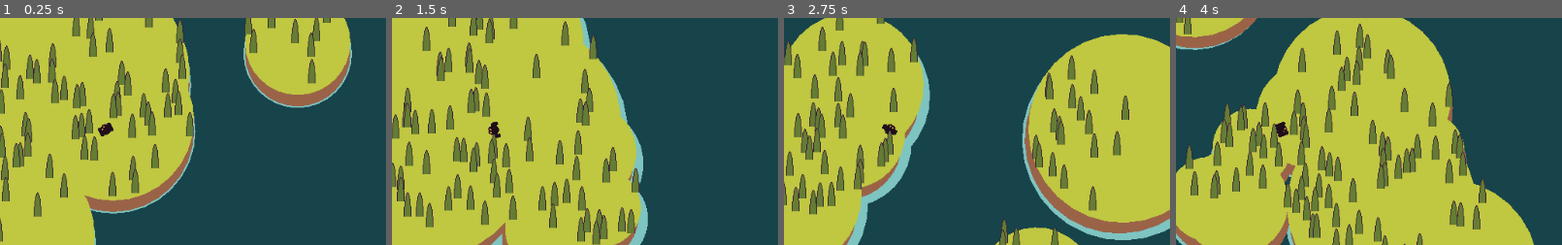
Above: before the commit, frames 1-4 (left to right).
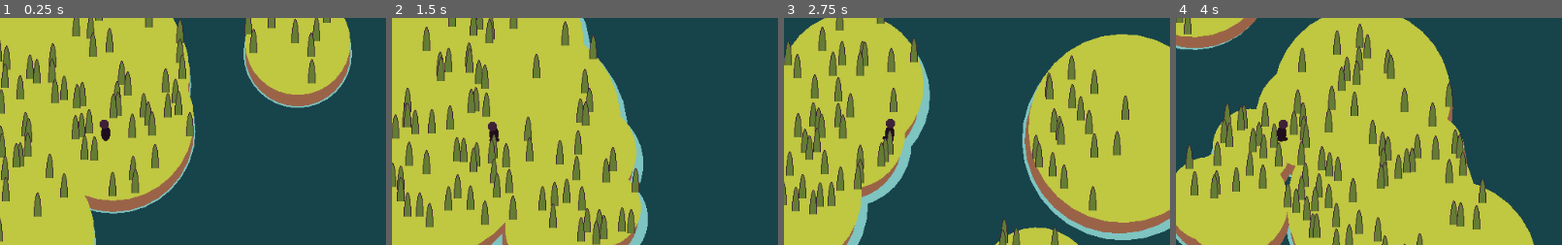
Above: after the commit, the same moments.

Repository: tpillow/forged-godot-addons
Game: Godot game, scene res://example_scenes/GenericExample.tscn
Two runs of this game, one before a commit and one after it. Both use one fixed random seed, a clock stepped at 60 frames per second and the inputs below.
Inputs (mouse positions are % of the whole screen's width and height, from its top left):
- Up to frame 1 (0.25 s): no input
- Up to frame 2 (1.5 s): move the mouse to (72, 45) at 0.52 s; hold E (rotate_right) 0.53-1.28 s; tap 1 (action_1) at 0.6 s; move the mouse to (30, 55) at 1.27 s; hold Q (rotate_left) from 1.28 s (still down); click (30, 55) at 1.35 s
- Up to frame 3 (2.75 s): move the mouse to (60, 28) at 2.02 s; release Q (rotate_left) at 2.03 s; hold E (rotate_right) from 2.03 s (still down); tap 1 (action_1) at 2.1 s
- Up to frame 4 (4 s): move the mouse to (45, 70) at 2.77 s; click (45, 70) at 2.85 s; move the mouse to (80, 65) at 3.52 s; release E (rotate_right) at 3.53 s; hold Q (rotate_left) from 3.53 s (still down); tap 1 (action_1) at 3.6 s
The pictures show only the part of the screen within x 36-86%, y 25-75%; the shares and areas given below are measured in that part.

The runs differ from the first frame. In frame 1, 0.2% of the frame differs, in the area x 25-30%, y 44-55%; in frame 2, 0.2%; in frame 3, 0.2%; in frame 4, 0.2%.

Commit message:
Example player recamp

Diff:
--- a/example_scenes/player/Player.tscn
+++ b/example_scenes/player/Player.tscn
@@ -6,9 +6,10 @@
 [ext_resource path="res://addons/forged/fake_perspective/controllers/FPerspObj.gd" type="Script" id=4]
 [ext_resource path="res://example_scenes/player/Player.gd" type="Script" id=5]
 [ext_resource path="res://example_scenes/player/PlayerBody.gd" type="Script" id=6]
+[ext_resource path="res://example_textures/player_head.png" type="Texture" id=7]
 
 [sub_resource type="CircleShape2D" id=1]
-radius = 7.0
+radius = 4.0
 
 [node name="Player" type="Node2D"]
 script = ExtResource( 5 )
@@ -18,23 +19,30 @@
 script = ExtResource( 4 )
 relativeToParent = false
 relativeToNodePath = NodePath("../Body")
+setRelativeRotation = true
 
 [node name="Body" type="KinematicBody2D" parent="."]
 script = ExtResource( 6 )
 
-[node name="Sprite" type="Sprite" parent="Body"]
+[node name="BodySprite" type="Sprite" parent="Body"]
 texture = ExtResource( 1 )
 
+[node name="HeadSprite" type="Sprite" parent="Body"]
+position = Vector2( -2, -4 )
+texture = ExtResource( 7 )
+offset = Vector2( 0, 3 )
+
 [node name="CollisionShape2D" type="CollisionShape2D" parent="Body"]
+position = Vector2( 0, 12 )
 shape = SubResource( 1 )
 
 [node name="LegHomeMarkers" type="Node2D" parent="Body"]
 
 [node name="Left" type="Node2D" parent="Body/LegHomeMarkers"]
-position = Vector2( -8, 0 )
+position = Vector2( -3, 13 )
 
 [node name="Right" type="Node2D" parent="Body/LegHomeMarkers"]
-position = Vector2( 8, 0 )
+position = Vector2( 3, 13 )
 
 [node name="LegSnaps" type="Node2D" parent="."]
 
--- a/example_scenes/player/PlayerBody.gd
+++ b/example_scenes/player/PlayerBody.gd
@@ -4,8 +4,11 @@
 
 var vel := Vector2()
 
+onready var headSprite: Sprite = $HeadSprite
+onready var headSpriteInitialPos: Vector2 = headSprite.position
+
 func _process(delta):
-	rotation = _calcMoveDirVec().angle() + deg2rad(90)
+	headSprite.position = headSpriteInitialPos + _getHeadPosOffset()
 	if Input.is_action_pressed("player_move"):
 		vel = _calcMoveDirVec() * moveSpeed * delta
 	else:
@@ -14,5 +17,8 @@
 func _physics_process(delta):
 	move_and_collide(vel)
 
+func _getHeadPosOffset() -> Vector2:
+	return _calcMoveDirVec() * Vector2(2, 2)
+
 func _calcMoveDirVec() -> Vector2:
 	return (get_global_mouse_position() - global_position).normalized()
Not shown: 1 places in example_scenes/player/Player.tscn that only renumber resources
Binary file changed: example_textures/player_body.png
Binary file added: example_textures/player_head.png
Not shown, added: example_textures/player_head.png.import
